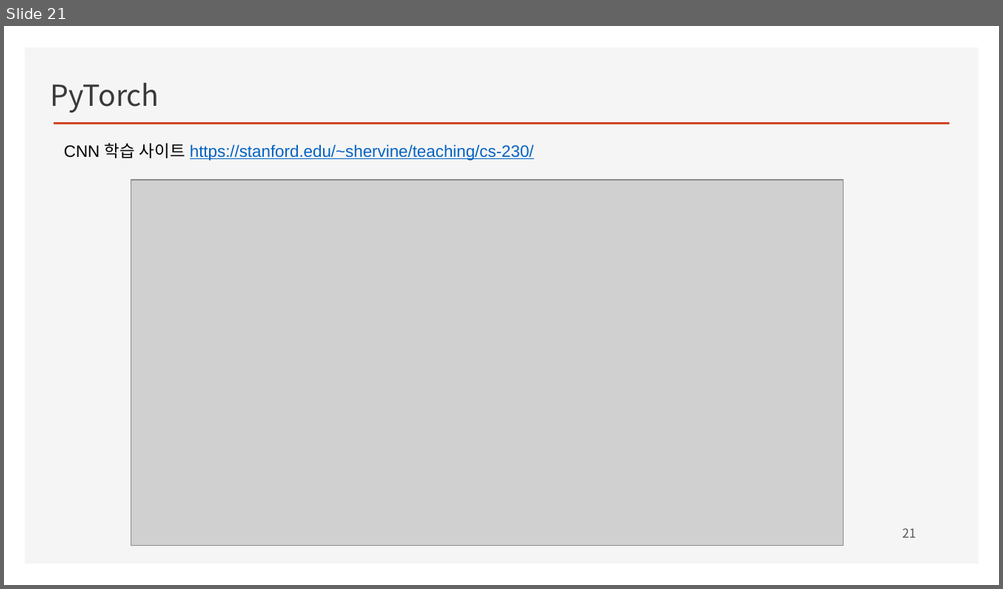
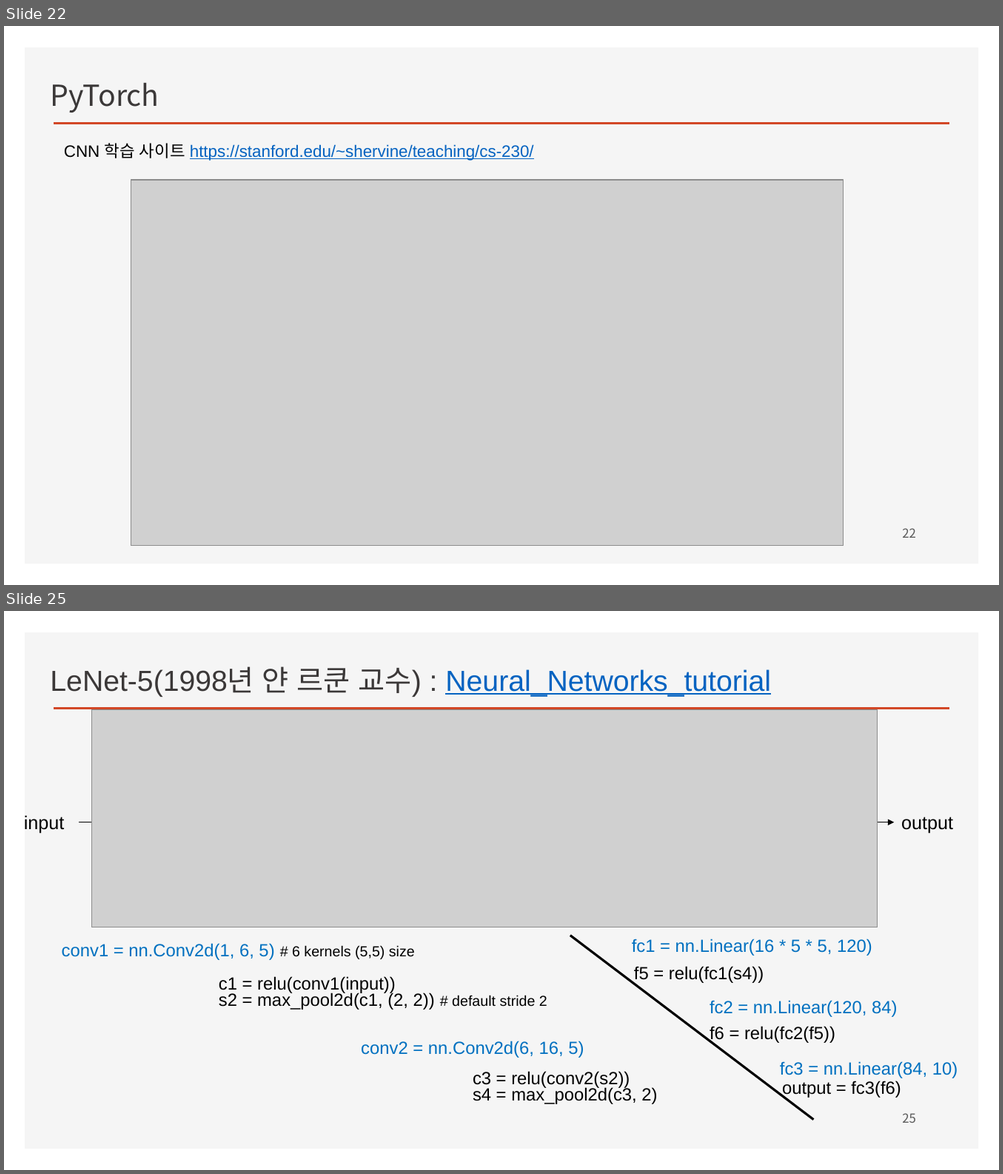
Before and after one commit to ancestor9/2026_Fall_Deep-Learning-with-Python, a slide deck: CNN/CNN.pptx. Shown one above the other, each under a label of ours: slide 21 before the commit, slides 22 and 25 after it; the slides between them are not shown. The pictures are 1003x589 and 1003x1174 pixels, drawn with LibreOffice and Linux fonts; fonts in the diff are those of the drawing; grey boxes stand for pictures; background and template pictures are left out. Boxes give left, top, right and bottom in pixels: in the first picture for what was removed or moved away, otherwise in the second. Text is boxed around its words. In the diff, an @@ line names an element or a change of style, - is before the commit and + after.

```diff
--- a/CNN/CNN.pptx
+++ b/CNN/CNN.pptx
@@ slide 25 added at bbox=[4, 611, 999, 1170], background #FFFFFF; not listed: 2 template elements that a slide beside it also shows @@
@@ text added at bbox=[50, 667, 771, 697], 28 pt, text #0563C1, underline @@
+LeNet-5(1998년 얀 르쿤 교수) : Neural_Networks_tutorial
@@ picture added at bbox=[92, 710, 877, 927] @@
@@ text added at bbox=[24, 815, 65, 834], 18 pt, text #000000 @@
+input
@@ arrow added from (79, 822) to (894, 822), #000000 0.5 pt @@
@@ text added at bbox=[901, 817, 953, 834], 18 pt, text #000000 @@
+output
@@ text added at bbox=[62, 943, 415, 960], 17 pt, text #0070C0 @@
+conv1 = nn.Conv2d(1, 6, 5) # 6 kernels (5,5) size
@@ line added from (570, 936) to (814, 1120), #000000 2.25 pt @@
@@ text added at bbox=[632, 939, 872, 956], 17 pt, text #0070C0 @@
+fc1 = nn.Linear(16 * 5 * 5, 120)
@@ text added at bbox=[219, 977, 547, 1010], 17 pt, text #000000 @@
+c1 = relu(conv1(input))
+s2 = max_pool2d(c1, (2, 2)) # default stride 2
@@ text added at bbox=[634, 966, 763, 983], 17 pt, text #000000 @@
+f5 = relu(fc1(s4))
@@ text added at bbox=[709, 1000, 896, 1017], 17 pt, text #0070C0 @@
+fc2 = nn.Linear(120, 84)
@@ text added at bbox=[709, 1026, 835, 1044], 17 pt, text #000000 @@
+f6 = relu(fc2(f5))
@@ text added at bbox=[361, 1041, 583, 1058], 17 pt, text #0070C0 @@
+conv2 = nn.Conv2d(6, 16, 5)
@@ text added at bbox=[472, 1071, 657, 1105], 17 pt, text #000000 @@
+c3 = relu(conv2(s2))
+s4 = max_pool2d(c3, 2)
@@ text added at bbox=[780, 1062, 957, 1079], 17 pt, text #0070C0 @@
+fc3 = nn.Linear(84, 10)
@@ text added at bbox=[782, 1081, 900, 1099], 17 pt, text #000000 @@
+output = fc3(f6)
@@ page number added at bbox=[902, 1113, 916, 1123], 12 pt, text #595959 @@
+25
@@ what was slide 21 is now slide 22 @@
@@ page number at bbox=[902, 528, 916, 538]: text changed @@
-21
+22
```
Also in this commit, not shown: 12 slides changed, 10 other slides added, 7 slides removed.
